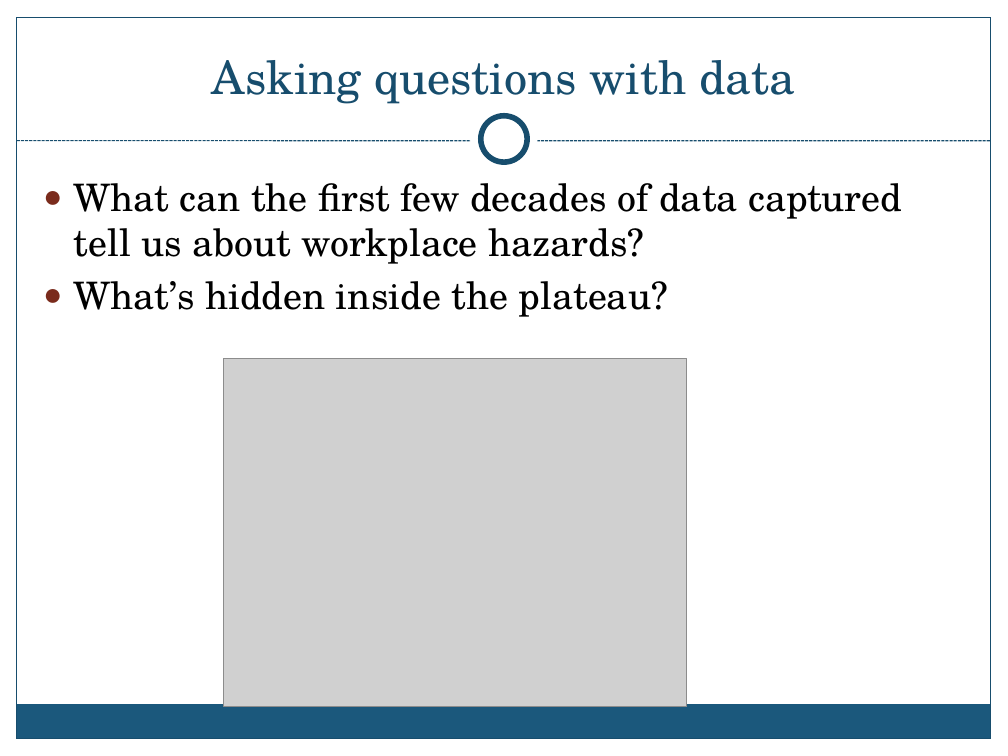
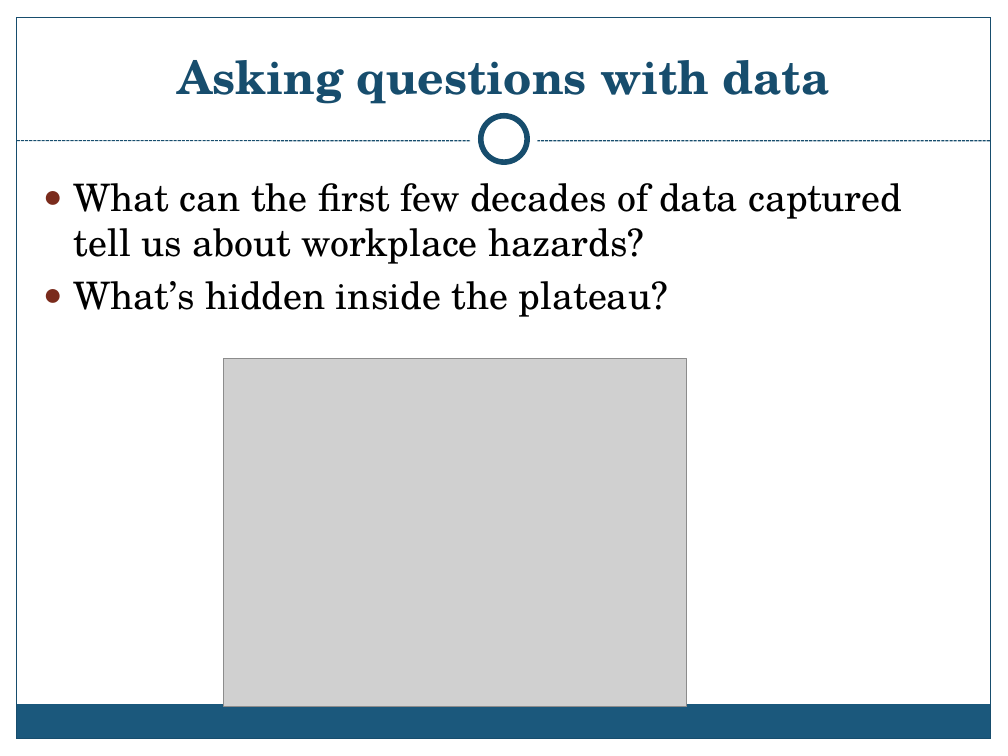
Before and after one commit to OSHADataDoor/OshaScrapy, a slide deck: slide 3 of presentation/DIDCtalk.pptx. Drawn at 1008x756 pixels with LibreOffice and Linux fonts; fonts in the diff are those of the drawing; grey boxes stand for pictures; background and template pictures are left out. Boxes give left, top, right and bottom in pixels: in the first picture for what was removed or moved away, otherwise in the second. Text is boxed around its words. In the diff, an @@ line names an element or a change of style, - is before the commit and + after.

```diff
--- a/presentation/DIDCtalk.pptx
+++ b/presentation/DIDCtalk.pptx
@@ title "Asking questions with data" at (178,60,830,104): bold on @@
```
Also in this commit, not shown: 8 other slides changed, 3 slides added, 2 slides removed, 1 other file.
